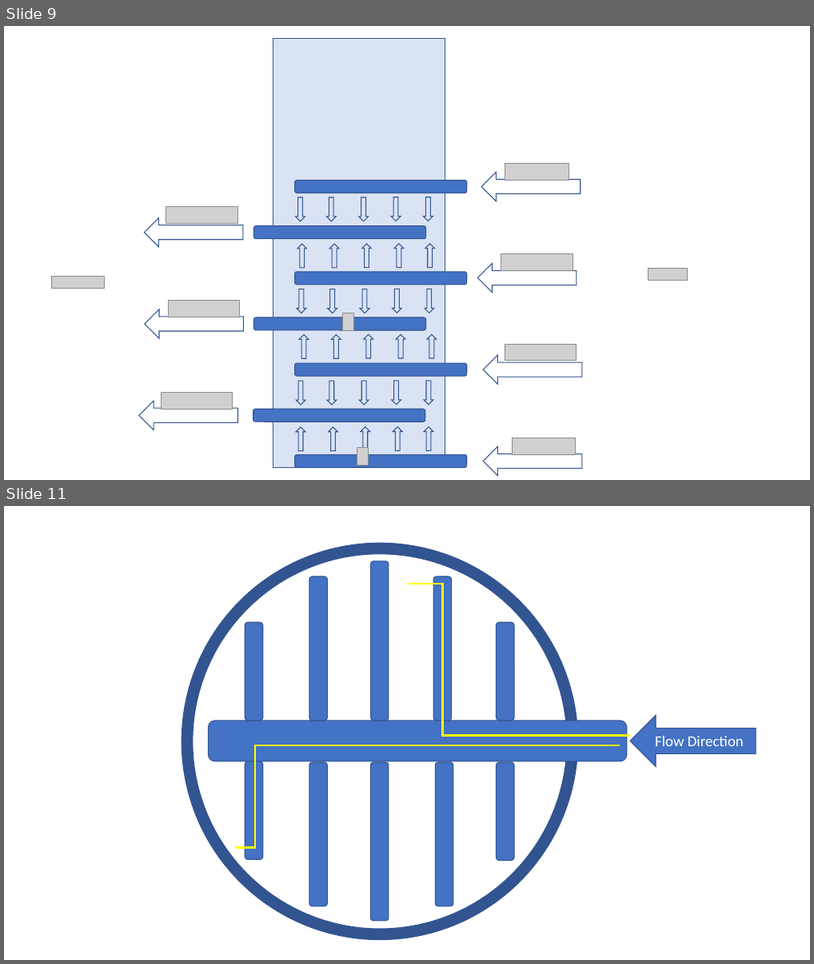
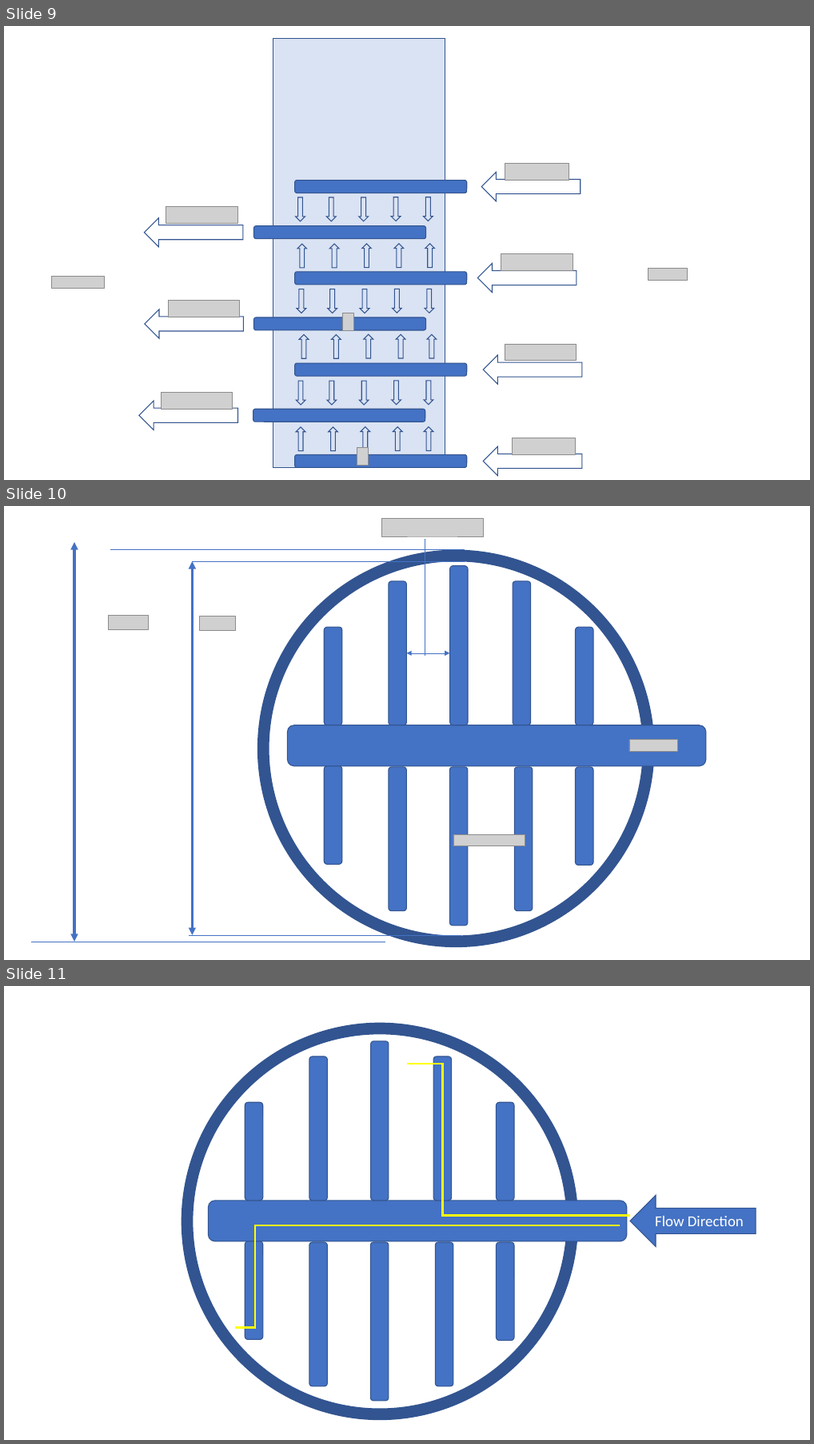
Before and after one commit to AguaClara/Textbook, a slide deck: ClareDiagrams.pptx. Shown one above the other, each under a label of ours: slides 9 and 11 before the commit, slides 9, 10 and 11 after it; the slides between them are not shown. The pictures are 814x964 and 814x1444 pixels, drawn with LibreOffice and Linux fonts; fonts in the diff are those of the drawing; grey boxes stand for pictures; background and template pictures are left out. Boxes give left, top, right and bottom in pixels: in the first picture for what was removed or moved away, otherwise in the second. Text is boxed around its words. In the diff, an @@ line names an element or a change of style, - is before the commit and + after.

```diff
--- a/ClareDiagrams.pptx
+++ b/ClareDiagrams.pptx
@@ slide 10 added at bbox=[4, 506, 810, 960], background #FFFFFF @@
@@ double arrow added from (74, 542) to (74, 941), #4472C4 3 pt @@
@@ group added at bbox=[108, 518, 707, 941]: 11 rounded rectangles, 5 pictures, 4 lines, 2 double arrows, 1 ellipse @@
@@ line added from (386, 941) to (31, 941), #4472C4 0.5 pt @@
```
Also in this commit, not shown: 1 slide changed, 1 slide removed, 3 other files.
